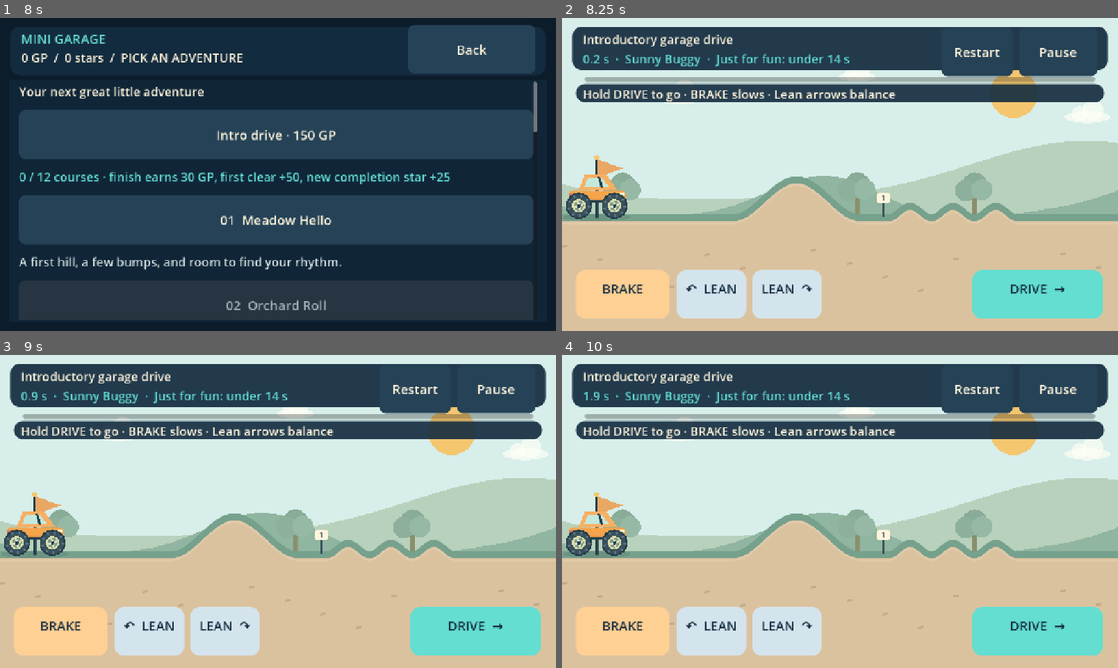
Above: before the commit, frames 1-4 (two rows, left to right).
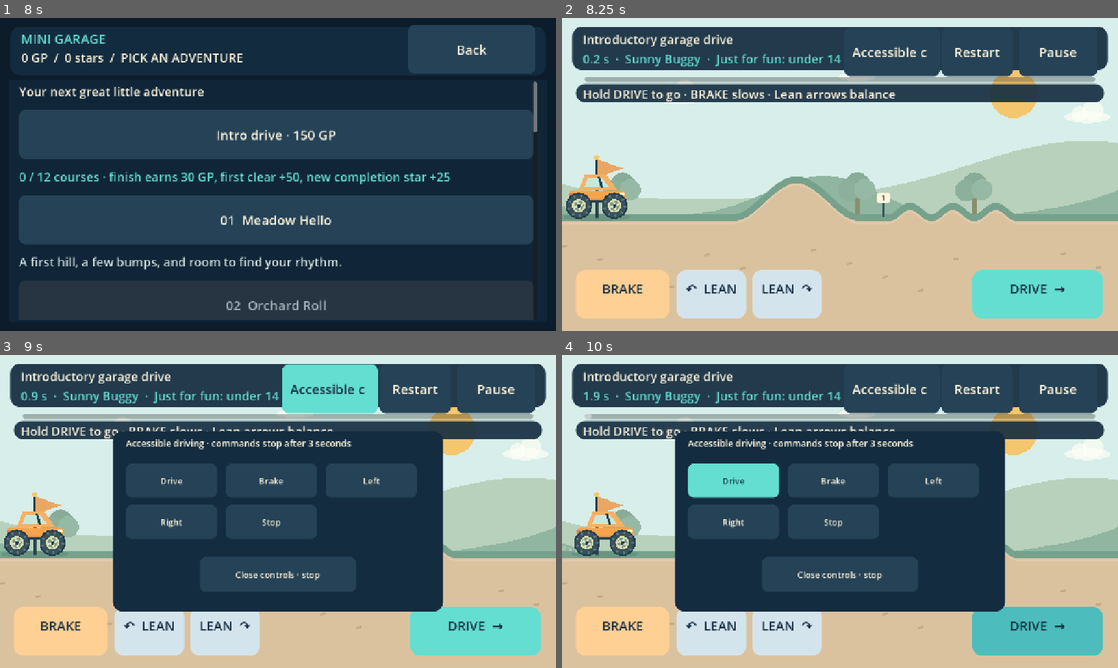
Above: after the commit, the same moments.

Repository: blockaystudio/mini-garage-adventure
Game: Godot game, scene res://scenes/main.tscn
The game is run twice, just before and just after one commit, with the same random seed, the same clock (stepped at 60 frames per second) and the same inputs.
Inputs (mouse positions are in pixels of both pictures, inside the frame that each line leads up to):
- Up to frame 1 (8 s): click "Grown-ups" at 0.5 s; click (278, 205) at 1.27 s; type "12" at 1.35 s; click "Back" at 2 s; click "Parts" at 2.75 s; click "Paint" at 3.5 s; click "Rides" at 4.25 s; click "Next" at 5 s; click "Next" at 5.75 s; click "Previous" at 6.5 s; click "Quick Drive" at 7.25 s
- Up to frame 2 (8.25 s): click "Intro drive · 150 GP" at 8 s
- Up to frame 3 (9 s): click (328, 389) at 8.75 s, where only the run after the commit has a clickable "Accessible controls"
- Up to frame 4 (10 s): click (734, 480) at 9.5 s, where only the run after the commit has a clickable "Drive"

Frame 1 is identical in both runs. In frame 2, 0.6% of the frame differs, in the area x 50-68%, y 9-19%; in frame 3, 36%; in frame 4, 38%, in the area x 0-98%, y 9-96%.

Commit message:
Prototype bounded accessible driving controls

Diff:
--- /dev/null
+++ b/native/scripts/accessible_drive.gd
@@ -0,0 +1,33 @@
+extends RefCounted
+## Separate, time-bounded commands used by accessible driving buttons.
+const DURATION_MS := 3000
+var enabled := false
+var deadlines: Dictionary = {}
+
+func clear() -> void:
+	deadlines.clear()
+
+func command(action: String, now: int = -1) -> void:
+	if not enabled:
+		return
+	if action == "stop":
+		clear()
+		return
+	if action not in ["throttle", "brake", "reverse", "steer_left", "steer_right", "lean_left", "lean_right"]:
+		return
+	if action in ["throttle", "brake", "reverse"]:
+		for other in ["throttle", "brake", "reverse"]:
+			deadlines.erase(other)
+	elif action in ["steer_left", "steer_right", "lean_left", "lean_right"]:
+		for other in ["steer_left", "steer_right", "lean_left", "lean_right"]:
+			deadlines.erase(other)
+	deadlines[action] = (Time.get_ticks_msec() if now < 0 else now) + DURATION_MS
+
+func strength(action: String, now: int = -1) -> float:
+	if not enabled:
+		return 0.0
+	var current := Time.get_ticks_msec() if now < 0 else now
+	if int(deadlines.get(action, 0)) <= current:
+		deadlines.erase(action)
+		return 0.0
+	return 1.0
--- a/native/scripts/drive3d/drive_input.gd
+++ b/native/scripts/drive3d/drive_input.gd
@@ -1,6 +1,7 @@
 extends Node
 ## 3D steering is separate from the Quick Drive balance controls. Every finger
 ## and physical key owns its lifetime, including GUI-emulated mouse copies.
+var accessible = preload("res://scripts/accessible_drive.gd").new()
 var regions: Dictionary = {}
 var pointers: Dictionary = {}
 var toggle_pointers: Dictionary = {}
@@ -19,6 +20,7 @@
 	regions[action] = control
 
 func clear() -> void:
+	accessible.clear()
 	pointers.clear()
 	toggle_pointers.clear()
 	keys.clear()
@@ -45,6 +47,8 @@
 func strength(action: String) -> float:
 	if not active:
 		return 0.0
+	if accessible.enabled:
+		return accessible.strength(action)
 	if action == "throttle" and latched_drive:
 		return 1.0
 	return 1.0 if action in keys.values() or action in pointers.values() else 0.0
@@ -62,6 +66,8 @@
 	result.brake = strength("brake")
 	result.reverse = strength("reverse")
 	result.steer = strength("steer_right")-strength("steer_left")
+	if accessible.enabled:
+		return result
 	var pads := Input.get_connected_joypads()
 	if not pads.is_empty():
 		var pad := int(pads[0])
@@ -85,6 +91,10 @@
 	return result
 
 func _input(event: InputEvent) -> void:
+	if accessible.enabled:
+		if event is InputEventScreenTouch and event.canceled:
+			clear()
+		return
 	if event is InputEventScreenTouch:
 		if event.canceled:
 			clear()
--- a/native/scripts/drive3d/explore_mode.gd
+++ b/native/scripts/drive3d/explore_mode.gd
@@ -101,6 +101,7 @@
 	game._button("World map",36,350,216,show_map,false,96)
 	game._button("Recover · FREE",36,462,254,recover_vehicle,false,96)
 
+	game._button("Accessible controls", 880, 235, 300, func(): game._accessible_controls(input, true), false, 70)
 	_pad("steer_left","LEFT",32,574,172,game.CREAM)
 	_pad("steer_right","RIGHT",216,574,172,game.CREAM)
 	_pad("reverse","REVERSE",424,574,220,Color("d4e4ed"))
@@ -252,6 +253,7 @@
 	game._button("Upgrade workshop",636,526,398,func(): game.show_upgrades(),false,112)
 
 func _stop() -> void:
+	input.accessible.enabled = false
 	input.active = false
 	input.clear()
 	vehicle.clear_controls()
--- a/native/scripts/input_router.gd
+++ b/native/scripts/input_router.gd
@@ -1,5 +1,6 @@
 extends Node
 ## Every finger has its own lifetime. Focus changes clear both touch and keys.
+var accessible = preload("res://scripts/accessible_drive.gd").new()
 var regions: Dictionary = {}
 var pointers: Dictionary = {}
 var keys: Dictionary = {}
@@ -11,6 +12,7 @@
 	regions[action] = control
 
 func clear() -> void:
+	accessible.clear()
 	pointers.clear()
 	keys.clear()
 	latched_drive = false
@@ -18,6 +20,8 @@
 func strength(action: String) -> float:
 	if not active:
 		return 0.0
+	if accessible.enabled:
+		return accessible.strength(action)
 	if action == "throttle" and latched_drive:
 		return 1.0
 	if action in keys.values() or action in pointers.values():
@@ -40,6 +44,10 @@
 	pointers.erase(pointer)
 
 func _input(event: InputEvent) -> void:
+	if accessible.enabled:
+		if event is InputEventScreenTouch and event.canceled:
+			clear()
+		return
 	if event is InputEventScreenTouch:
 		if event.canceled:
 			clear()
--- a/native/scripts/main.gd
+++ b/native/scripts/main.gd
@@ -141,6 +141,7 @@
 		explore = null
 		state = store.data.duplicate(true)
 	router.clear()
+	router.accessible.enabled = false
 	router.active = false
 	router.regions.clear()
 	drive_pads.clear()
@@ -394,6 +395,7 @@
 		instructions = "Tap DRIVE to go or stop · BRAKE slows · pause clears every control"
 	_panel(32,152,1216,42,Color("142c40e8"))
 	_label(instructions,48,156,1180,34,18,CREAM)
+	_button("Accessible controls",650,203,220,func(): _accessible_controls(router, false))
 	_pad("brake","BRAKE",32,610,215,Color("ffd094"))
 	_pad("lean_left","↶  LEAN",264,610,160,Color("d4e4ed"))
 	_pad("lean_right","LEAN  ↷",438,610,160,Color("d4e4ed"))
@@ -402,6 +404,29 @@
 	_label("→ / D",1040,566,150,28,17,NAVY)
 	router.active = true
 	_compact()
+
+func _accessible_controls(input_router: Node, is_3d: bool) -> void:
+	input_router.clear()
+	input_router.accessible.enabled = true
+	var before := ui.get_children()
+	_panel(260,175,760,415,Color("142c40"))
+	_label("Accessible driving · commands stop after 3 seconds",290,188,700,42,21,CREAM)
+	var actions := [["Drive", "throttle"], ["Brake", "brake"], ["Reverse", "reverse"], ["Left", "steer_left" if is_3d else "lean_left"], ["Right", "steer_right" if is_3d else "lean_right"], ["Stop", "stop"]]
+	if not is_3d:
+		actions.remove_at(2)
+	for index in range(actions.size()):
+		var action: String = actions[index][1]
+		_button(actions[index][0], 290 + (index % 3)*230, 250 + int(index / 3)*95, 210, func(): input_router.accessible.command(action), false, 78)
+	var nodes: Array = []
+	_button("Close controls · stop", 460, 465, 360, func():
+		input_router.clear()
+		input_router.accessible.enabled = false
+		for node in nodes:
+			if is_instance_valid(node):
+				node.queue_free(), false, 80)
+	for node in ui.get_children():
+		if node not in before:
+			nodes.append(node)
 
 func _pad(action: String,text: String,x: float,y: float,width: float,color: Color) -> void:
 	var panel = _panel(x,y,width,86,color)
--- a/native/tests/accessibility_test.gd
+++ b/native/tests/accessibility_test.gd
@@ -110,6 +110,69 @@
 	event.pressed = false
 	game.router._input(event)
 	check(game.router.strength("throttle") == 0.0, "keyboard alternative releases without a held touch")
+	var launch: Button
+	for child in game.ui.get_children():
+		if child is Button and child.text == "Accessible controls":
+			launch = child
+	check(launch != null, "accessible drive action uses a real Button")
+	launch.pressed.emit()
+	var drive: Button
+	var stop: Button
+	var close: Button
+	for child in game.ui.get_children():
+		if child is Button and child.text == "Drive": drive = child
+		if child is Button and child.text == "Stop": stop = child
+		if child is Button and child.text == "Close controls · stop": close = child
+	check(drive != null and stop != null and close != null, "accessible driving exposes native button actions and stop")
+	drive.pressed.emit()
+	check(game.router.strength("throttle") == 1.0, "accessible activation starts a bounded drive command")
+	var pointer := InputEventMouseButton.new()
+	pointer.button_index = MOUSE_BUTTON_LEFT
+	pointer.pressed = true
+	pointer.position = game.drive_pads.brake.get_global_rect().get_center()
+	game.router._input(pointer)
+	check(game.router.strength("brake") == 0.0, "drawer clicks cannot activate underlying raw controls")
+	stop.pressed.emit()
+	check(game.router.strength("throttle") == 0.0, "accessible stop immediately clears drive")
+	drive.pressed.emit()
+	game.router._notification(Node.NOTIFICATION_APPLICATION_FOCUS_OUT)
+	check(game.router.strength("throttle") == 0.0, "focus loss clears accessible drive")
+	close.pressed.emit()
+	check(not game.router.accessible.enabled and game.router.strength("throttle") == 0.0, "closing accessible controls clears and returns to regular input")
+	var actions = preload("res://scripts/accessible_drive.gd").new()
+	actions.enabled = true
+	actions.command("throttle", 100)
+	actions.command("steer_left", 200)
+	check(actions.strength("throttle", 3099) == 1.0 and actions.strength("steer_left", 3099) == 1.0, "accessible drive and steering can be combined")
+	check(actions.strength("throttle", 3100) == 0.0, "accessible drive expires at the monotonic deadline")
+	actions.command("steer_right", 500)
+	check(actions.strength("steer_left", 500) == 0.0 and actions.strength("steer_right", 500) == 1.0, "opposite steering replaces the earlier command")
+	actions.command("throttle", 500)
+	actions.command("brake", 600)
+	check(actions.strength("throttle", 600) == 0.0 and actions.strength("brake", 600) == 1.0, "brake cancels throttle")
+	actions.command("reverse", 700)
+	check(actions.strength("brake", 700) == 0.0 and actions.strength("reverse", 700) == 1.0, "reverse cancels brake")
+	actions.command("stop", 800)
+	check(actions.deadlines.is_empty(), "accessible stop clears all commands")
+	game.show_explore("garage_valley")
+	await process_frame
+	var explore_button: Button
+	for child in game.ui.get_children():
+		if child is Button and child.text == "Accessible controls": explore_button = child
+	check(explore_button != null, "Explore exposes an accessible driving button")
+	explore_button.pressed.emit()
+	var explore_drive: Button
+	var explore_stop: Button
+	for child in game.ui.get_children():
+		if child is Button and child.text == "Drive": explore_drive = child
+		if child is Button and child.text == "Stop": explore_stop = child
+	explore_drive.pressed.emit()
+	check(game.explore.input.get_controls().throttle == 1.0, "Explore accessible button drives through the real input router")
+	explore_stop.pressed.emit()
+	check(game.explore.input.get_controls().throttle == 0.0, "Explore accessible stop clears throttle")
+	explore_drive.pressed.emit()
+	game.explore.pause_drive()
+	check(not game.explore.input.accessible.enabled and game.explore.input.get_controls().throttle == 0.0, "Explore pause cancels accessible commands")
 	game.store.reset()
 	game.sound.stop_all()
 	game.queue_free()
Not shown, added: native/scripts/accessible_drive.gd.uid
